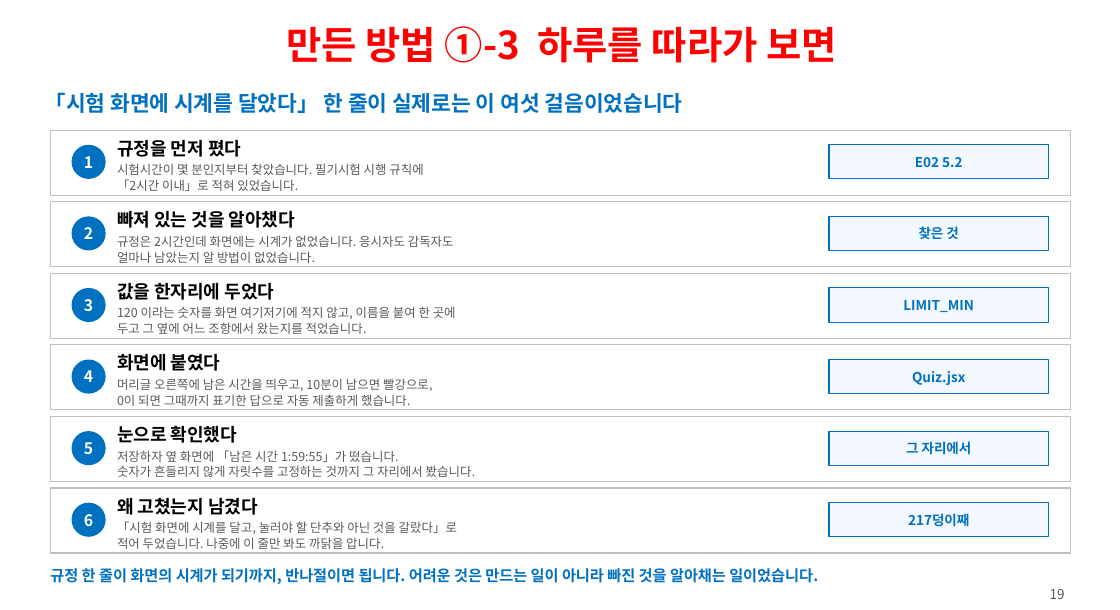
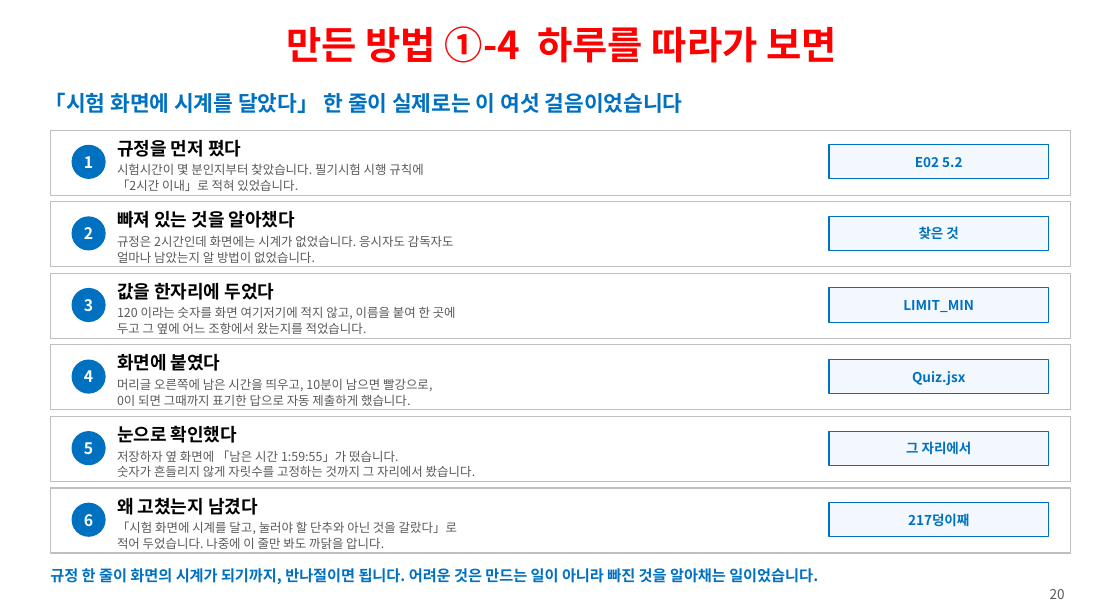
Before and after one commit to ys1277-sys/HIENDT-CBT, a slide deck: slide 20 of docs/발표자료-CBT-2026-08.pptx (slide 19 before the commit). Drawn at 1120x610 pixels with LibreOffice and Linux fonts; fonts in the diff are those of the drawing. Boxes give left, top, right and bottom in pixels: in the first picture for what was removed or moved away, otherwise in the second. Text is boxed around its words. In the diff, an @@ line names an element or a change of style, - is before the commit and + after.

```diff
--- a/docs/발표자료-CBT-2026-08.pptx
+++ b/docs/발표자료-CBT-2026-08.pptx
@@ text at (286, 26, 837, 63): text changed @@
-만든 방법 ①-3 하루를 따라가 보면
+만든 방법 ①-4 하루를 따라가 보면
@@ text at (1050, 589, 1065, 599): text changed @@
-19
+20
```
Also in this commit, not shown: 19 other slides changed, 1 slide added, 1 other file.
